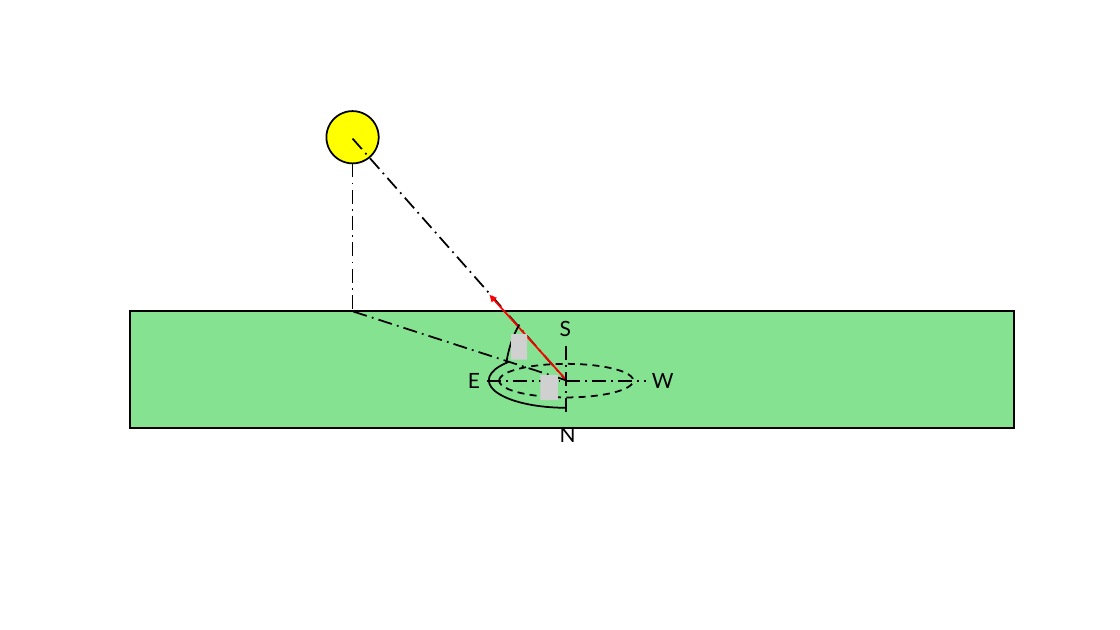
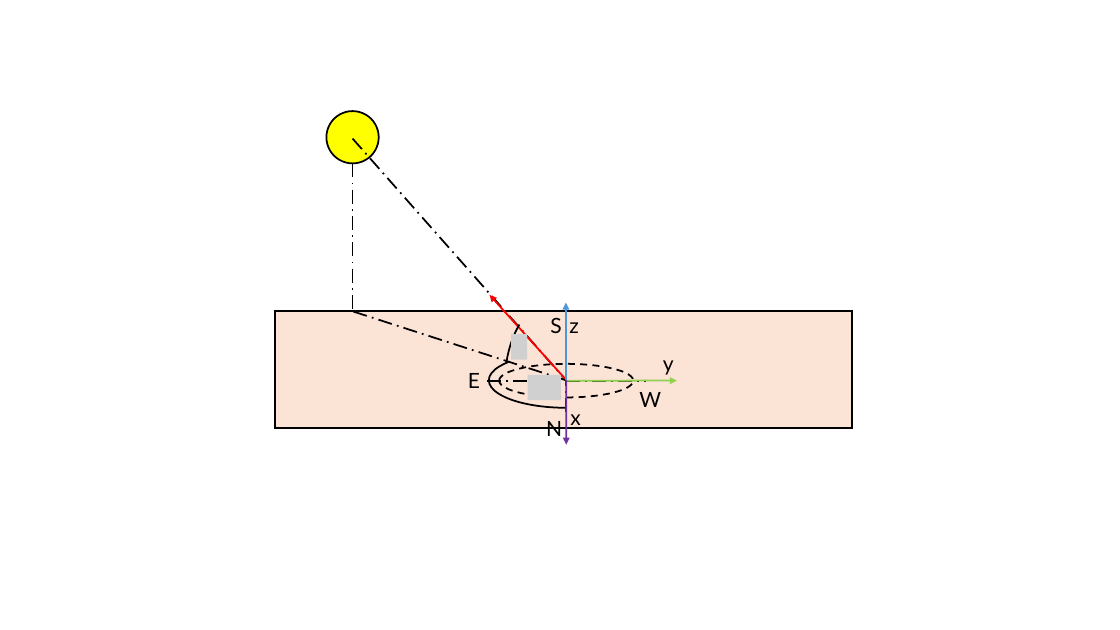
Before and after one commit to LMerbecks/PV-Power-Matching, a slide deck: slide 3 of doc/Graphics.pptx. Drawn at 1120x630 pixels with LibreOffice and Linux fonts; fonts in the diff are those of the drawing; grey boxes stand for pictures. Boxes give left, top, right and bottom in pixels: in the first picture for what was removed or moved away, otherwise in the second. Text is boxed around its words. In the diff, an @@ line names an element or a change of style, - is before the commit and + after.

```diff
--- a/doc/Graphics.pptx
+++ b/doc/Graphics.pptx
@@ rectangle: place and size @@
-rectangle at (130,311,1014,429)
+rectangle at (276,311,852,429)
@@ rectangle at (276,311,852,429): fill #84E291 to #FBE3D6 @@
@@ text "S": place and size @@
-text "S" at (560,320,571,336)
+text "S" at (550,317,561,333)
@@ picture: place and size @@
-picture at (540,375,558,400)
+picture at (528,375,561,400)
@@ text "W": place and size @@
-text "W" at (652,373,674,388)
+text "W" at (639,392,661,407)
@@ group added at (566,302,677,444): 3 texts, 3 arrows @@
+x
+z
+y
@@ text "N" rewrapped from (560,424,576,447) to (546,421,562,440) @@
```
Also in this commit, not shown: 2 other slides changed, 1 slide added, 1 other file.
